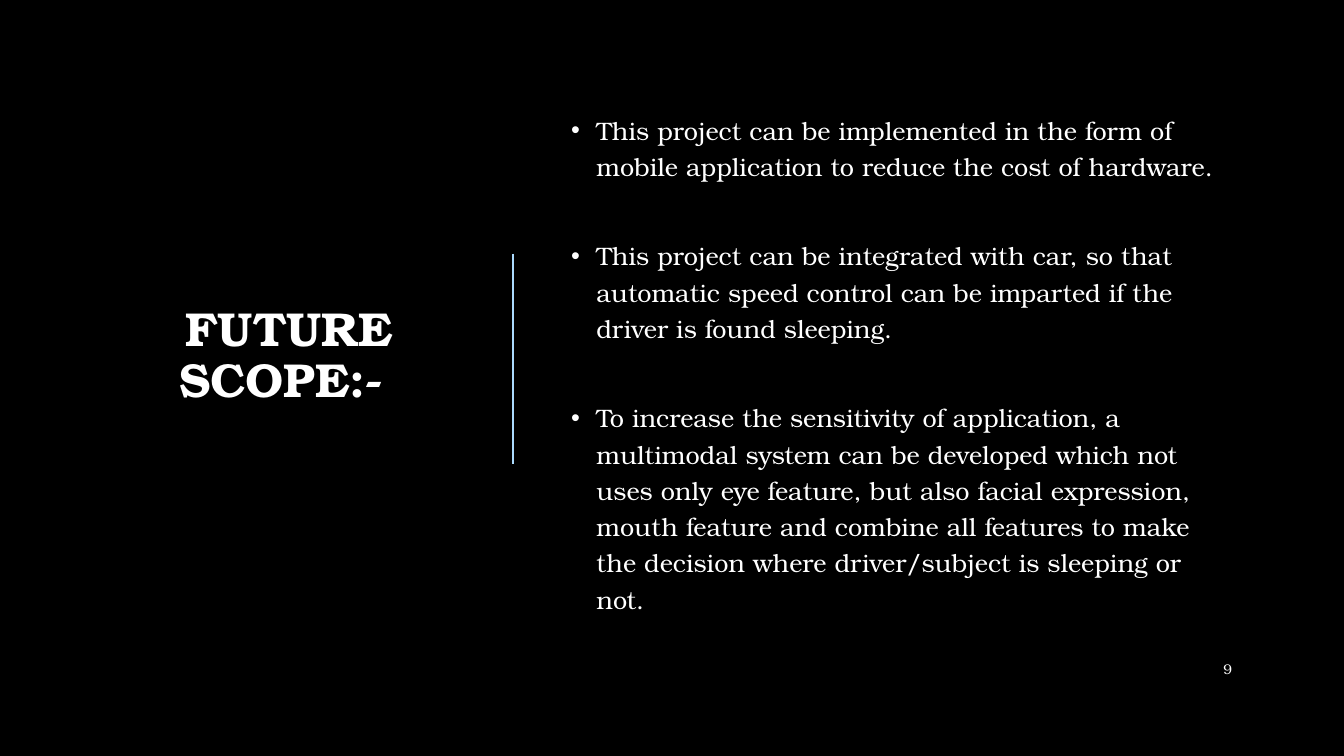
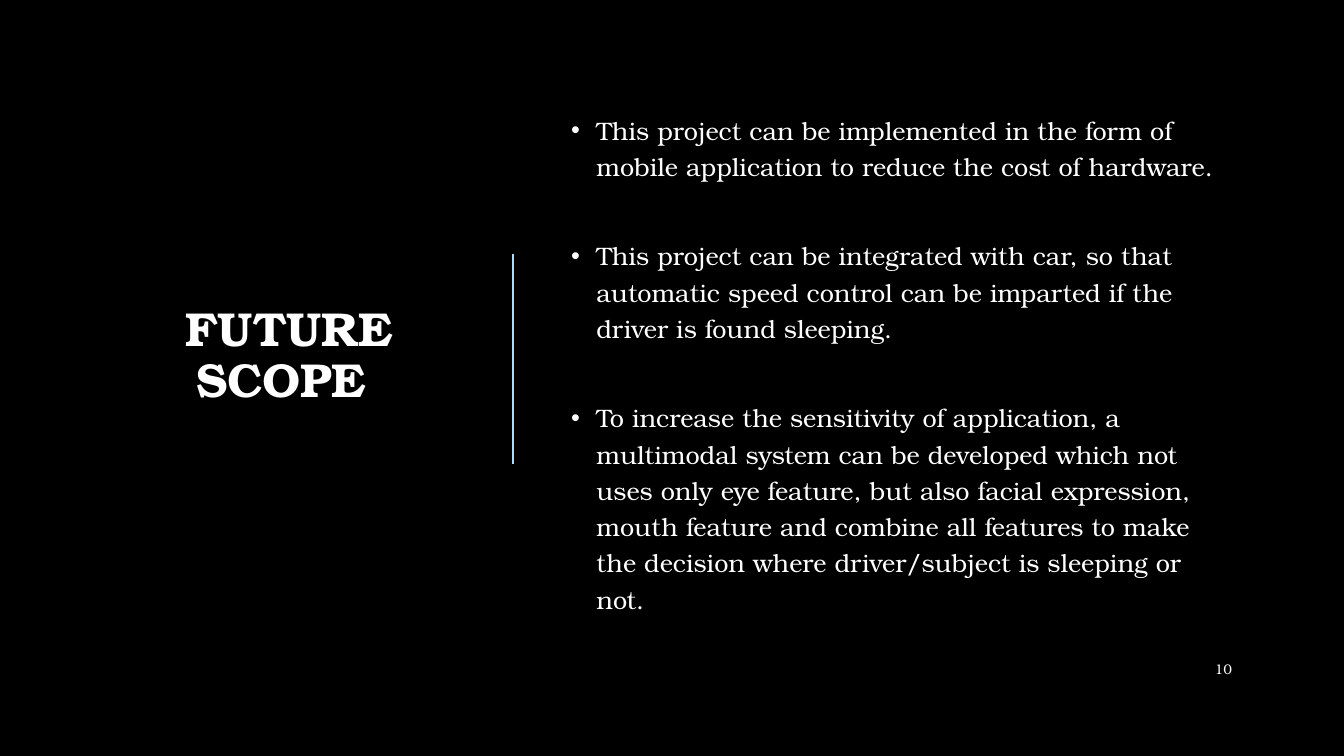
Before and after one commit to MRDGH2821/Drowsiness-Detector, a slide deck: slide 10 of Drowsiness Detector.pptx (slide 9 before the commit). Drawn at 1344x756 pixels with LibreOffice and Linux fonts; fonts in the diff are those of the drawing; background and template pictures are left out. Boxes give left, top, right and bottom in pixels: in the first picture for what was removed or moved away, otherwise in the second. Text is boxed around its words. In the diff, an @@ line names an element or a change of style, - is before the commit and + after.

```diff
--- a/Drowsiness Detector.pptx
+++ b/Drowsiness Detector.pptx
@@ text at <box>186,313,393,398</box>: text changed @@
-FUTURE SCOPE:-
+FUTURE SCOPE
@@ page number at <box>1215,664,1232,674</box>: text changed @@
-9
+10
```
Also in this commit, not shown: 12 other slides changed, 1 slide added.
